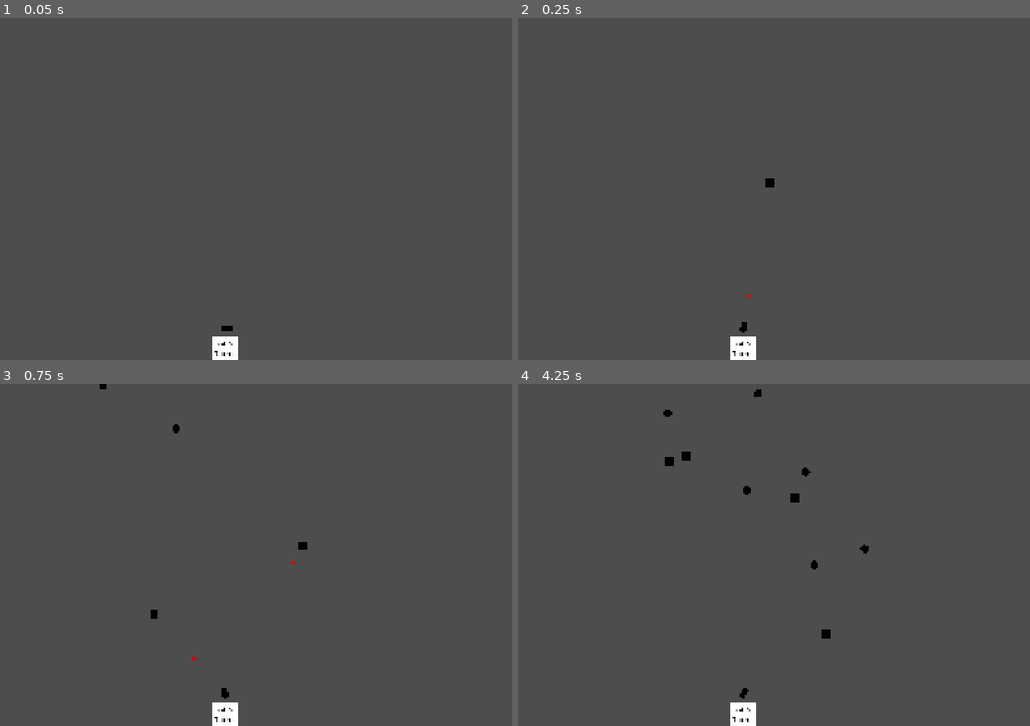
Above: before the commit, frames 1-4 (two rows, left to right).
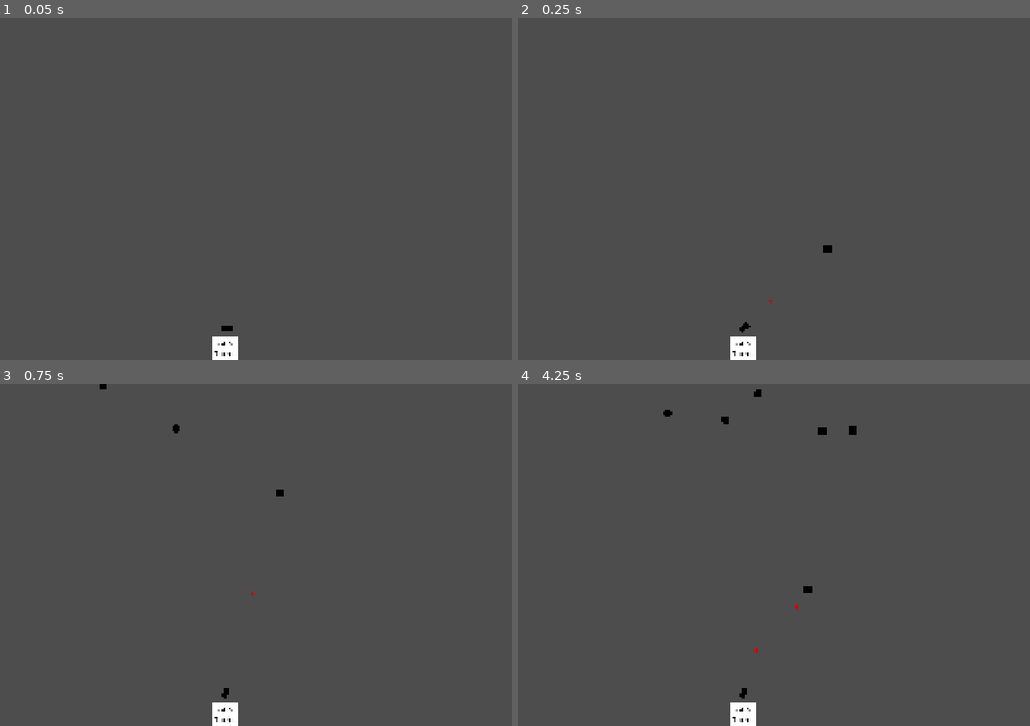
Above: after the commit, the same moments.

Repository: BilgiPasa/2d-gun-turret
Game: Godot game, scene res://Scenes/main_scene.tscn
Same seed, same stepped clock (60 frames per second), same inputs: the game is played once before the commit and once after it.
Inputs (mouse positions are in pixels of both pictures, inside the frame that each line leads up to):
- Up to frame 1 (0.05 s): no input
- Up to frame 2 (0.25 s): no input
- Up to frame 3 (0.75 s): move the mouse to (358, 537) at 0.52 s
- Up to frame 4 (4.25 s): move the mouse to (620, 572) at 1.27 s; move the mouse to (804, 479) at 2.02 s; move the mouse to (712, 623) at 2.77 s; move the mouse to (927, 606) at 3.52 s

Frame 1 is identical in both runs. In frame 2, 0.1% of the frame differs, in the area x 43-62%, y 46-92%; in frame 3, 0.1%; in frame 4, 0.5%, in the area x 28-69%, y 9-90%.

Commit message:
Reduce BULLET_REACH_TIME in gun_turret.gd, Reduce retarget timer wait times in enemy scripts, Update a variable name in static_enemy_spawner.gd, Update to version 1.1.1

Diff:
--- a/Scripts/gun_turret.gd
+++ b/Scripts/gun_turret.gd
@@ -4,7 +4,7 @@
 # * Note: Godot's 2D Y axis increases as you go down and decreases as you go up.
 
 # Shoot Bullet Variables
-const BULLET_REACH_TIME: float = 0.15
+const BULLET_REACH_TIME: float = 0.1
 const SHOOT_TIMER_WAIT_TIME: float = 0.05
 const BULLET_SCENE = preload("res://Scenes/bullet.tscn")
 var gravity_amount: float = ProjectSettings.get_setting("physics/2d/default_gravity")
--- a/Scripts/movable_enemy.gd
+++ b/Scripts/movable_enemy.gd
@@ -9,7 +9,7 @@
 	continuous_cd = RigidBody2D.CCD_MODE_CAST_RAY
 	contact_monitor = true
 	max_contacts_reported = 1
-	retarget_timer.wait_time = 0.3
+	retarget_timer.wait_time = 0.2
 
 func _physics_process(_delta: float) -> void:
 	if position.y > 300:
--- a/Scripts/static_enemy.gd
+++ b/Scripts/static_enemy.gd
@@ -11,7 +11,7 @@
 	max_contacts_reported = 1
 	freeze = true
 	freeze_mode = RigidBody2D.FREEZE_MODE_KINEMATIC
-	retarget_timer.wait_time = 0.3
+	retarget_timer.wait_time = 0.2
 
 func _on_body_entered(body: Node) -> void:
 	body.queue_free.call_deferred()
--- a/Scripts/static_enemy_spawner.gd
+++ b/Scripts/static_enemy_spawner.gd
@@ -1,7 +1,7 @@
 extends Node2D
 
 @onready var spawn_timer: Timer = $SpawnTimer
-const SPAWN_RADIUS: int = 900
+const SPAWN_RANGE: int = 900
 const SPAWN_TIME: float = 0.15
 const STATIC_ENEMY_SCENE = preload("res://Scenes/static_enemy.tscn")
 
@@ -13,5 +13,5 @@
 
 func _on_spawn_timer_timeout() -> void:
 	var new_static_enemy = STATIC_ENEMY_SCENE.instantiate()
-	new_static_enemy.position = global_position + Vector2(randf_range(-SPAWN_RADIUS, SPAWN_RADIUS), randi_range(-SPAWN_RADIUS, SPAWN_RADIUS))
+	new_static_enemy.position = global_position + Vector2(randi_range(-SPAWN_RANGE, SPAWN_RANGE), randi_range(-SPAWN_RANGE, SPAWN_RANGE))
 	owner.add_child(new_static_enemy)
--- a/project.godot
+++ b/project.godot
@@ -11,7 +11,7 @@
 [application]
 
 config/name="2d-gun-turret"
-config/version="1.1"
+config/version="1.1.1"
 run/main_scene="uid://jneb5c8685yl"
 config/features=PackedStringArray("4.7", "Forward Plus")
 config/icon="res://icon.svg"
